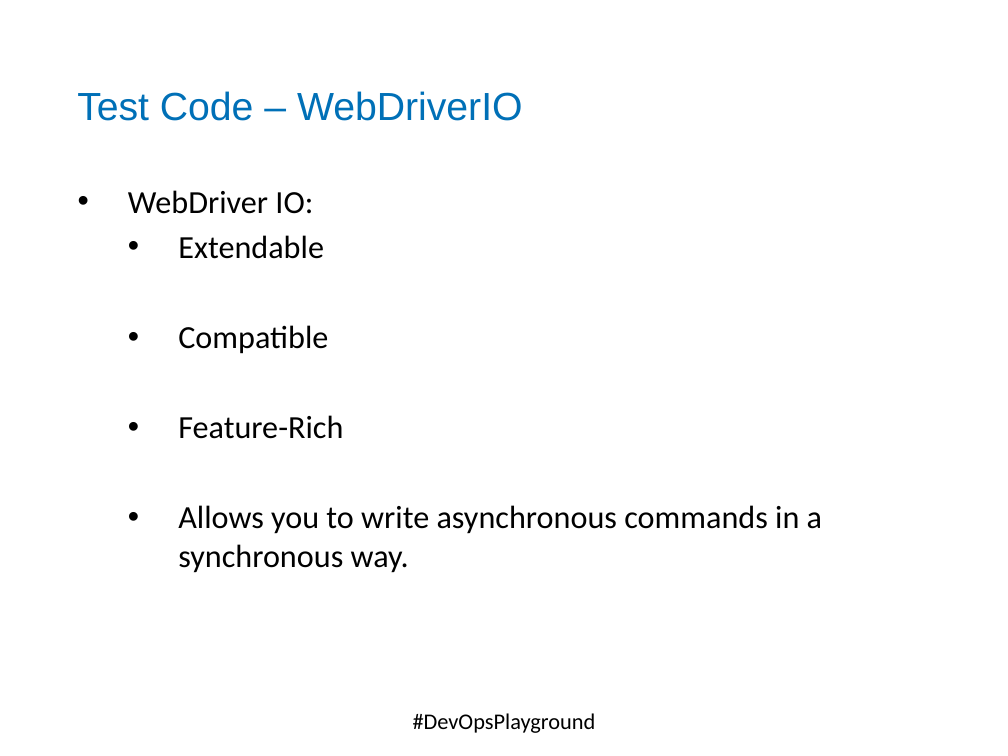
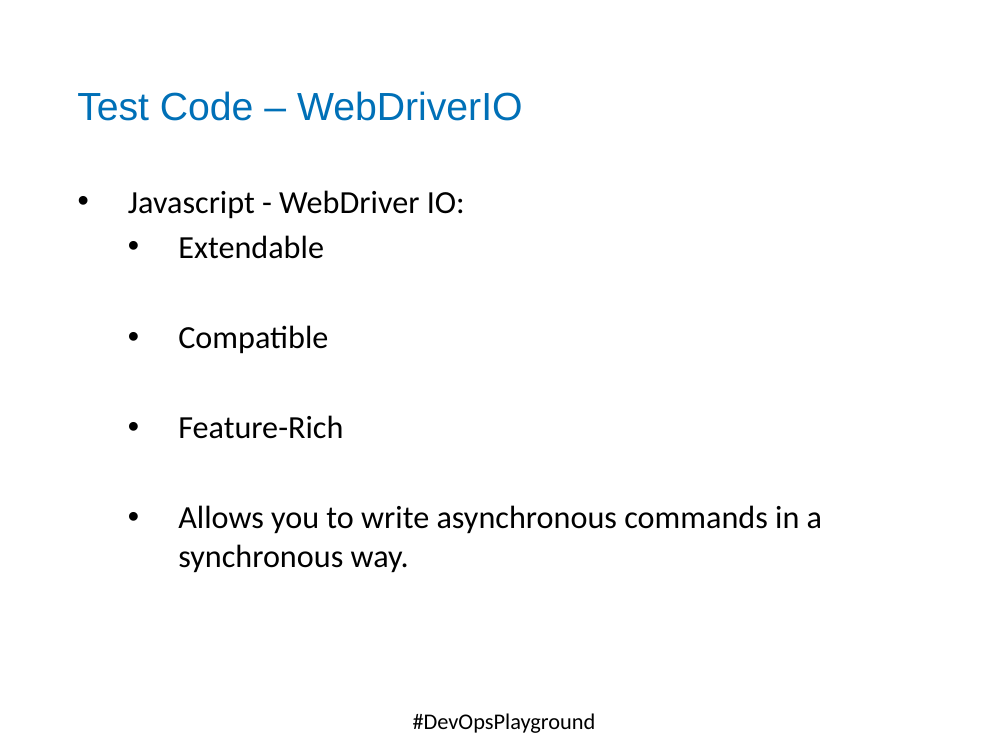
Before and after one commit to DevOpsPlayground/Hands-on-with-Continuous-Testing-using-Jenkins-and-Zalenium, a slide deck: slide 14 of ZaleniumJenkins.pptx. Drawn at 1008x756 pixels with LibreOffice and Linux fonts; fonts in the diff are those of the drawing; background and template pictures are left out. Boxes give left, top, right and bottom in pixels: in the first picture for what was removed or moved away, otherwise in the second. Text is boxed around its words. In the diff, an @@ line names an element or a change of style, - is before the commit and + after.

```diff
--- a/ZaleniumJenkins.pptx
+++ b/ZaleniumJenkins.pptx
@@ text at (x1=128, y1=190, x2=465, y2=219): text changed @@
-• WebDriver IO:
+• Javascript - WebDriver IO:
```
Also in this commit, not shown: 1 slide removed, 3 other files.
